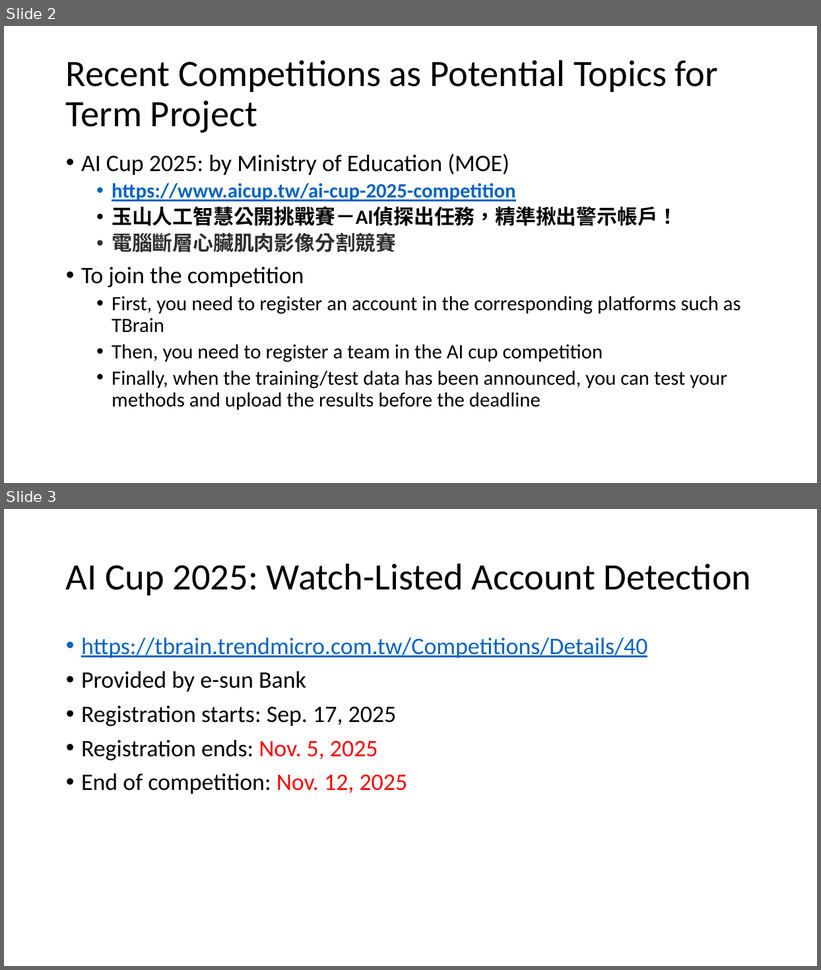
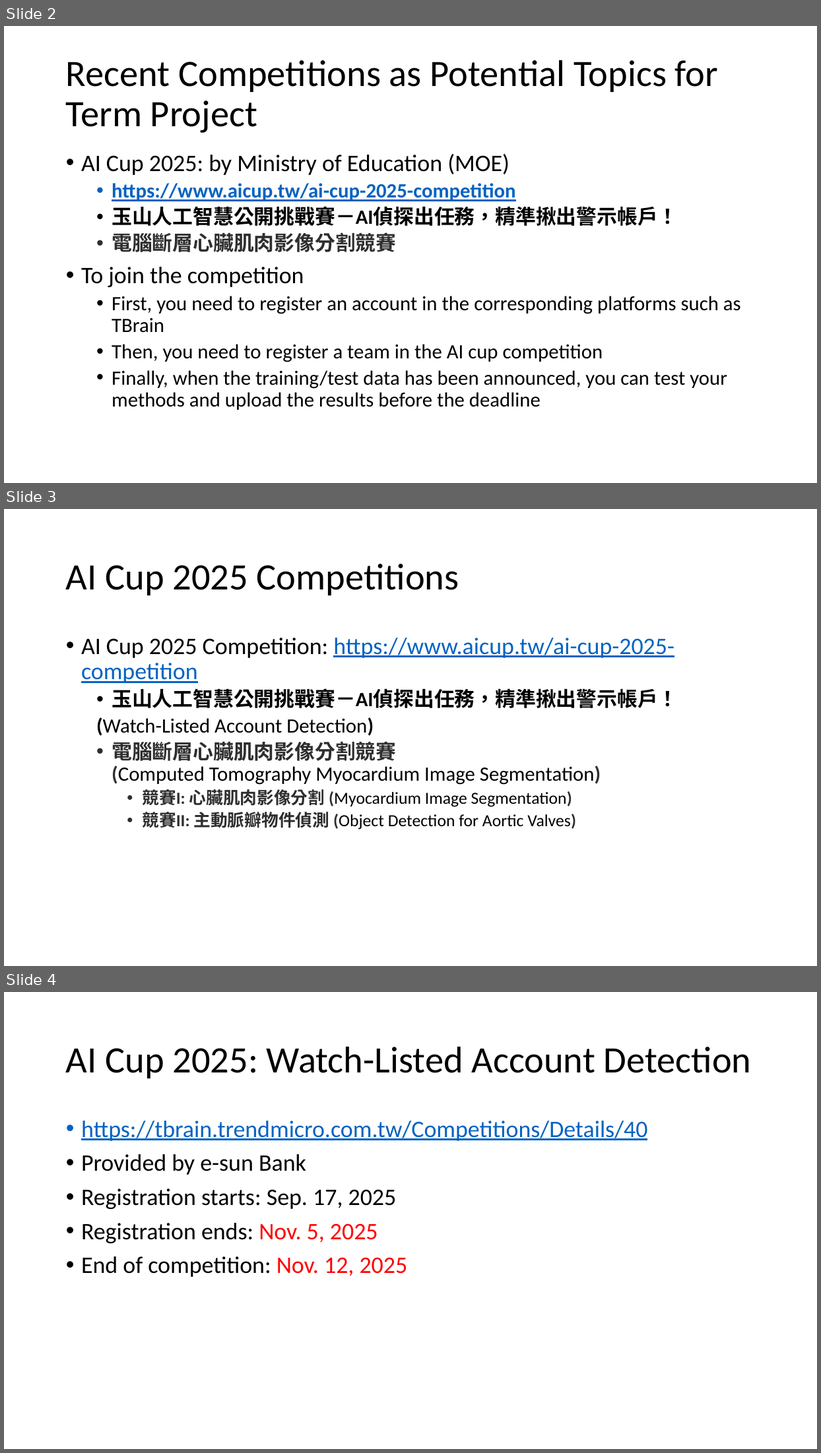
Before and after one commit to chriswjh/chriswjh.github.io, a slide deck: BDM/competition.pptx. Shown one above the other, each under a label of ours: slides 2 and 3 before the commit, slides 2, 3 and 4 after it. The pictures are 821x970 and 821x1453 pixels, drawn with LibreOffice and Linux fonts; fonts in the diff are those of the drawing. Boxes give left, top, right and bottom in pixels: in the first picture for what was removed or moved away, otherwise in the second. Text is boxed around its words. In the diff, an @@ line names an element or a change of style, - is before the commit and + after.

```diff
--- a/BDM/competition.pptx
+++ b/BDM/competition.pptx
@@ slide 3 added at <box>4,509,817,966</box>, background #FFFFFF @@
@@ title added at <box>66,564,459,595</box>, 44 pt, text #000000 @@
+AI Cup 2025 Competitions
@@ text added at <box>81,638,678,830</box>, 24 pt, text #000000 @@
+• AI Cup 2025 Competition: https://www.aicup.tw/ai-cup-2025-competition
+  • 玉山人工智慧公開挑戰賽－AI偵探出任務，精準揪出警示帳戶！
+  (Watch-Listed Account Detection)
+  • 電腦斷層心臟肌肉影像分割競賽
+    (Computed Tomography Myocardium Image Segmentation)
+    • 競賽I: 心臟肌肉影像分割 (Myocardium Image Segmentation)
+    • 競賽II: 主動脈瓣物件偵測 (Object Detection for Aortic Valves)
@@ what was slide 3 is now slide 4 @@
```
Also in this commit, not shown: 2 slides changed, 1 other slide added.
